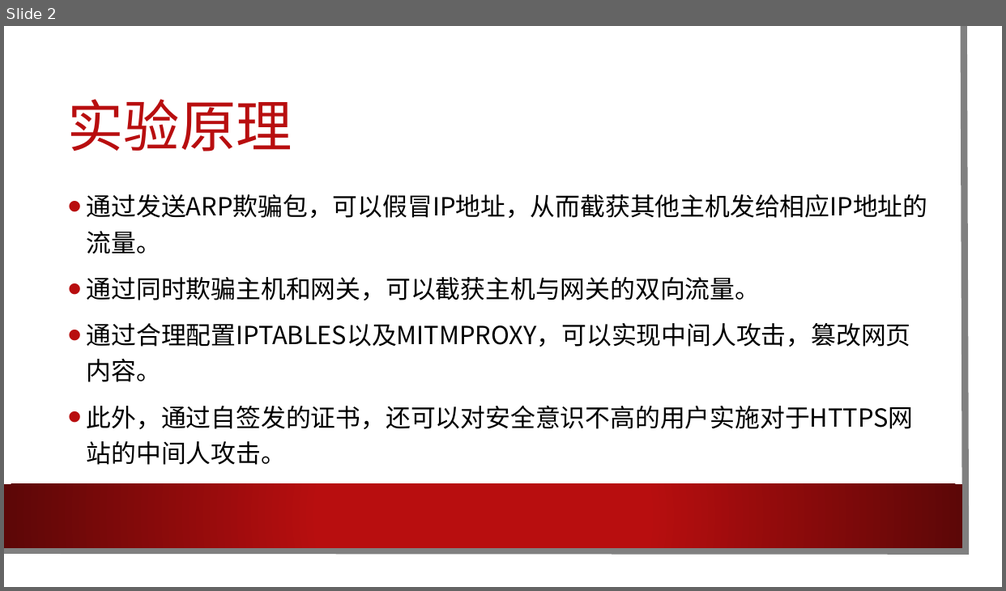
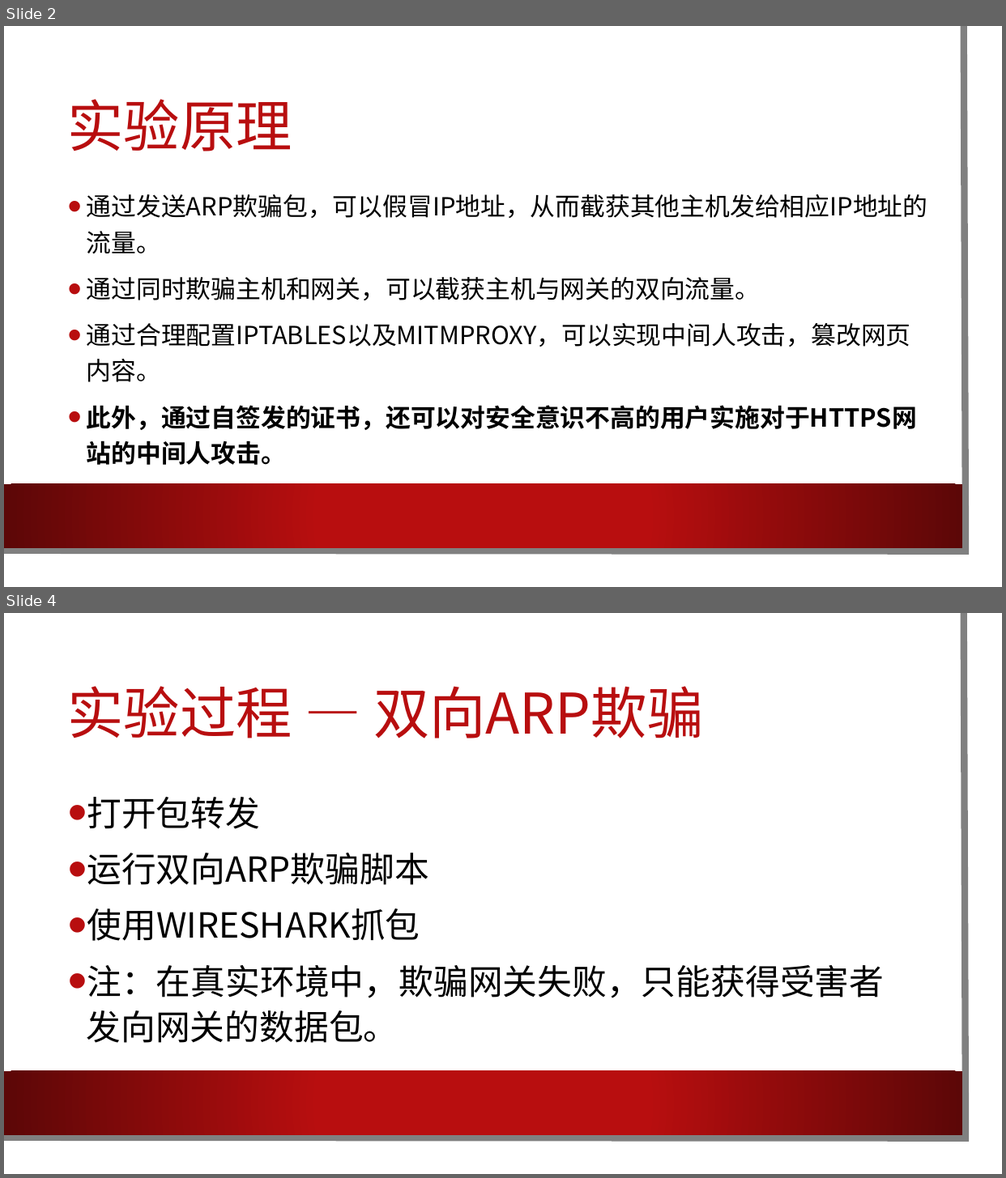
Before and after one commit to Harry-Chen/network-security-labs, a slide deck: lab2_mitm/slides.pptx. Shown one above the other, each under a label of ours: slide 2 before the commit, slides 2 and 4 after it; the slides between them are not shown. The pictures are 1006x591 and 1006x1178 pixels, drawn with LibreOffice and Linux fonts; fonts in the diff are those of the drawing; background and template pictures are left out. Boxes give left, top, right and bottom in pixels: in the first picture for what was removed or moved away, otherwise in the second. Text is boxed around its words. In the diff, an @@ line names an element or a change of style, - is before the commit and + after.

```diff
--- a/lab2_mitm/slides.pptx
+++ b/lab2_mitm/slides.pptx
@@ slide 4 added at (x1=4, y1=613, x2=1002, y2=1174), background picture (left out); not listed: 3 template elements that a slide beside it also shows @@
@@ title added at (x1=68, y1=686, x2=703, y2=739), 54 pt, text #B80E0F @@
+实验过程 — 双向ARP欺骗
@@ text added at (x1=87, y1=797, x2=884, y2=1043), 33.3 pt, text #000000 @@
+• 打开包转发
+• 运行双向ARP欺骗脚本
+• 使用WIRESHARK抓包
+• 注：在真实环境中，欺骗网关失败，只能获得受害者发向网关的数据包。
@@ slide 2 changed as well @@
@@ text at (x1=87, y1=405, x2=917, y2=465): bold on in "此外，通过自签发的证书，还可以对安全意识不高的用户实施对于HTTPS网站的中间人攻击。" @@
```
Also in this commit, not shown: 1 other slide changed, 5 other slides added, 1 slide removed.
